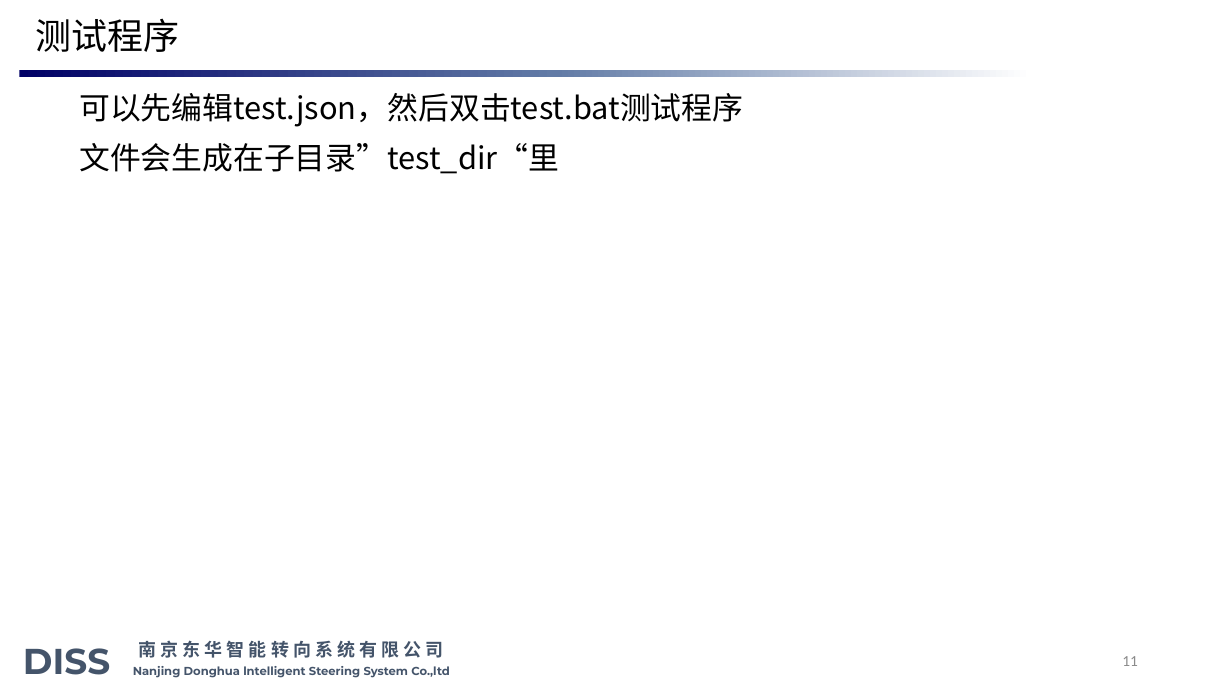
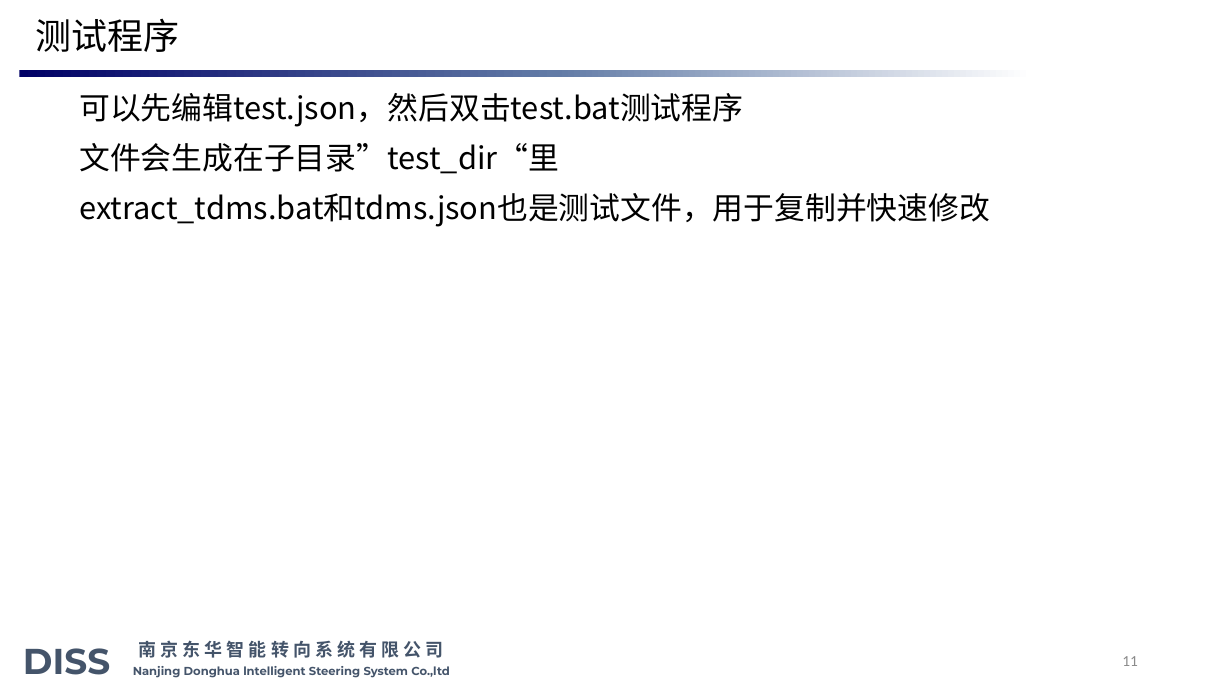
Before and after one commit to bluequilt/DISS_extract_files, a slide deck: slide 11 of 提取数据说明.pptx. Drawn at 1232x693 pixels with LibreOffice and Linux fonts; fonts in the diff are those of the drawing; background and template pictures are left out. Boxes give left, top, right and bottom in pixels: in the first picture for what was removed or moved away, otherwise in the second. Text is boxed around its words. In the diff, an @@ line names an element or a change of style, - is before the commit and + after.

```diff
--- a/提取数据说明.pptx
+++ b/提取数据说明.pptx
@@ text at (79, 193, 990, 227): paragraph added @@
+extract_tdms.bat和tdms.json也是测试文件，用于复制并快速修改
```
Also in this commit, not shown: 1 slide removed, 14 other files.
